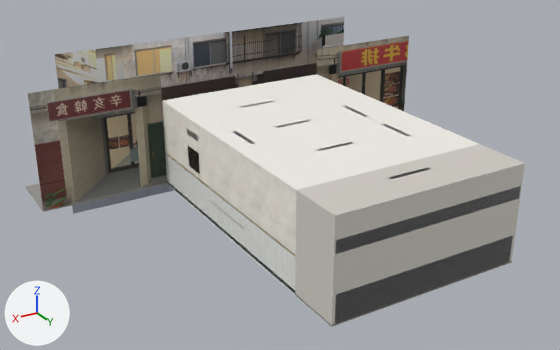
The glTF model assets/models/env/second_ai/l118_self.glb: old version first, new version second.
One viewpoint serves both versions: a 50 mm lens placed at (13.32, 20.36, 11.67), pointed at (0.84, -0.44, 1.27). The axes (+X, +Y, +Z) are drawn at lower left. The lights are the same throughout. The older version comes first. Where no turn or scale is listed for an object, it has been applied to the vertices. Vertices at exactly the same position are counted once.

Objects in the first picture: 'WALL_E_nb_view', 'WALL_E_trim', 'WALL_E_wain', 'WALL_E_wall', 'WALL_N_kceil', 'WALL_N_kitchen', 'WALL_N_ksteel', 'WALL_S_view', 'WALL_W_nb_view', 'l118_self_ceiling', 'l118_self_props' and 1 more.
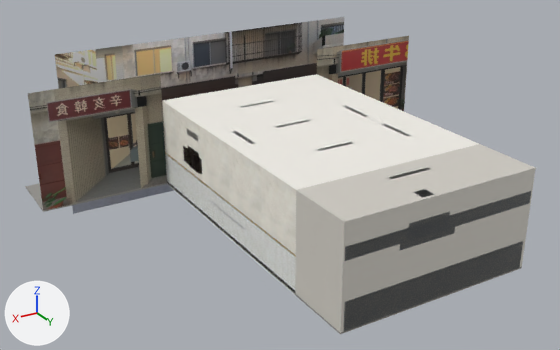
Patch to the scene script:
```diff
--- a/assets/models/env/second_ai/l118_self.glb.py
+++ b/assets/models/env/second_ai/l118_self.glb.py
@@ me_wall_e_trim @@
-me_wall_e_trim.from_pydata(...)  # 96 vertices, 168 faces; spans x 3.07..3.3, y -4.5..4.5, z 0.0..2.83
+me_wall_e_trim.from_pydata(...)  # 152 vertices, 212 faces; spans x 3.07..3.3, y -4.5..4.5, z 0.0..2.83
+# me_wall_e_trim part 1: a new loose piece, a box spanning x 3.288..3.3, y -2.03..-1.37, z 1.47..2.03, in mat_l118_self_vc
+# me_wall_e_trim part 2: a new loose piece, a box spanning x 3.288..3.3, y -2.83..-2.17, z 1.47..2.03, in mat_l118_self_vc
+# other edits to the shape of me_wall_e_trim do not show in these pictures
 me_wall_e_trim.materials.append(mat_l118_self_vc)
@@ me_wall_n_kceil @@
-me_wall_n_kceil.from_pydata(...)  # 4 vertices, 2 faces; spans x -3.3..3.3, y 4.5..6.3, z 3.2
-me_wall_n_kceil.vertices[0].co = (-3.3, 6.3, 3.2)  # pixel (524, 163)
-me_wall_n_kceil.vertices[1].co = (3.3, 6.3, 3.2)  # pixel (335, 215)
+me_wall_n_kceil.from_pydata(...)  # 4 vertices, 2 faces; spans x -3.3..3.3, y 4.5..6.7, z 3.2
+# me_wall_n_kceil part 3
+me_wall_n_kceil.vertices[0].co = (-3.3, 6.7, 3.2)  # pixel (535, 167)
+me_wall_n_kceil.vertices[1].co = (3.3, 6.7, 3.2)  # pixel (344, 221)
 me_wall_n_kceil.materials.append(mat_l118_self_kceiling)
@@ me_wall_n_kitchen @@
-me_wall_n_kitchen.from_pydata(...)  # 772 vertices, 1442 faces; spans x -3.3..3.3, y 4.48..6.3, z -0.05..3.2
+me_wall_n_kitchen.from_pydata(...)  # 1032 vertices, 1886 faces; spans x -3.3..3.3, y 4.48..6.7, z -0.05..3.2
+# me_wall_n_kitchen part 4: 430 vertices moved from x -3.3..3.3, y 4.48..6.3, z -0.05..3.2 to x -3.3..3.3, y 4.48..6.7, z -0.05..3.2; 4 vertices removed from x -2.8..1.4, y 5.75, z 1.02; 4 vertices added at x -2.8..1.4, y 6.55, z 1.02
+# other edits to the shape of me_wall_n_kitchen do not show in these pictures
 me_wall_n_kitchen.materials.append(mat_l118_self_vc)
@@ me_wall_n_ksteel @@
-me_wall_n_ksteel.from_pydata(...)  # 38 vertices, 60 faces; spans x -3.25..3.25, y 4.28..6.3, z 0.0..2.5
+me_wall_n_ksteel.from_pydata(...)  # 102 vertices, 156 faces; spans x -3.25..3.25, y 4.28..6.7, z 0.0..3.2
+# me_wall_n_ksteel part 5: a new loose piece, a box spanning x -0.4..1.5, y 5.65..6.7, z 1.92..2.14, in mat_l118_steel (light grey #b9bec2)
+# me_wall_n_ksteel part 6: a new loose piece, a box spanning x -0.15..1.25, y 5.9..6.7, z 2.14..2.62, in mat_l118_steel (light grey #b9bec2)
+# me_wall_n_ksteel part 7: a new loose piece, a box spanning x 0.35..0.75, y 6.2..6.6, z 2.62..3.2, in mat_l118_steel (light grey #b9bec2)
+# me_wall_n_ksteel part 8: 14 vertices moved from x -3.2..3.2, y 5.62..6.3, z 0.0..0.9 to x -3.2..3.2, y 6.02..6.7, z 0.0..0.9
+# me_wall_n_ksteel part 9: 8 vertices moved from x -3.25..3.25, y 5.55..6.3, z 2.1..2.5 to x -3.25..3.25, y 5.95..6.7, z 2.1..2.5
+# other edits to the shape of me_wall_n_ksteel do not show in these pictures
 me_wall_n_ksteel.materials.append(mat_l118_steel)
```

Where the change shows, as pixel boxes (x1, y1, x2, y2) in the pictures (560 x 350 px; the box of a moved part takes in the faces that stretch with it):
'WALL_N_kitchen', reshaped: before (295, 163, 525, 327); after (295, 168, 536, 334)
'WALL_N_ksteel', reshaped: before (335, 186, 521, 324); after (344, 189, 531, 331)
part 1 of me_wall_e_trim, added: after (193, 154, 202, 174)
part 2 of me_wall_e_trim, added: after (183, 146, 192, 165)
part 3 of me_wall_n_kceil, moved or reshaped: before (333, 161, 524, 216); after (333, 161, 535, 222)
part 5 of me_wall_n_ksteel, added: after (400, 226, 455, 250)
part 6 of me_wall_n_ksteel, added: after (408, 212, 450, 240)
part 7 of me_wall_n_ksteel, added: after (414, 189, 434, 197)
part 8 of me_wall_n_ksteel, moved or reshaped: before (335, 236, 513, 324); after (344, 241, 523, 331)
part 9 of me_wall_n_ksteel, moved or reshaped: before (336, 186, 521, 254); after (345, 191, 531, 260)
